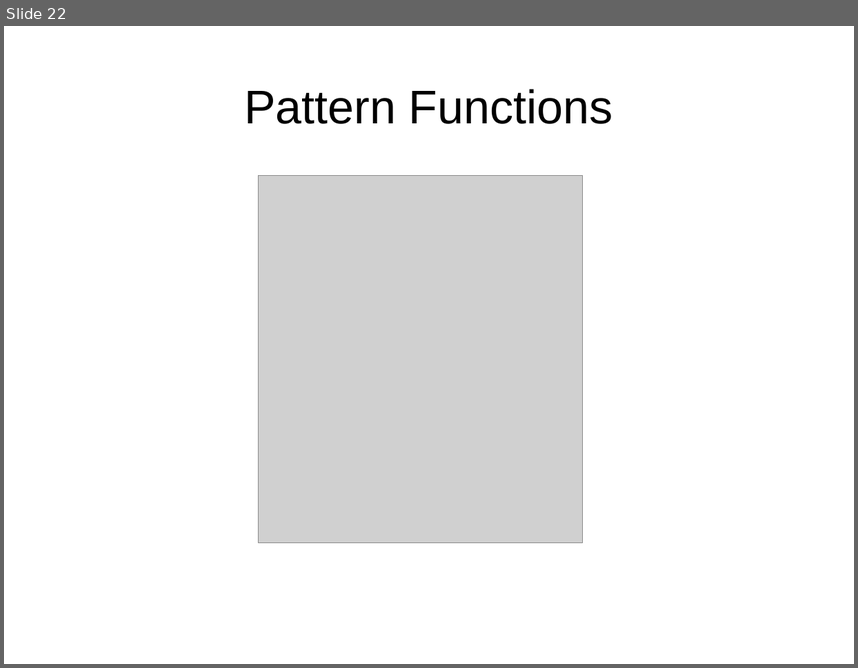
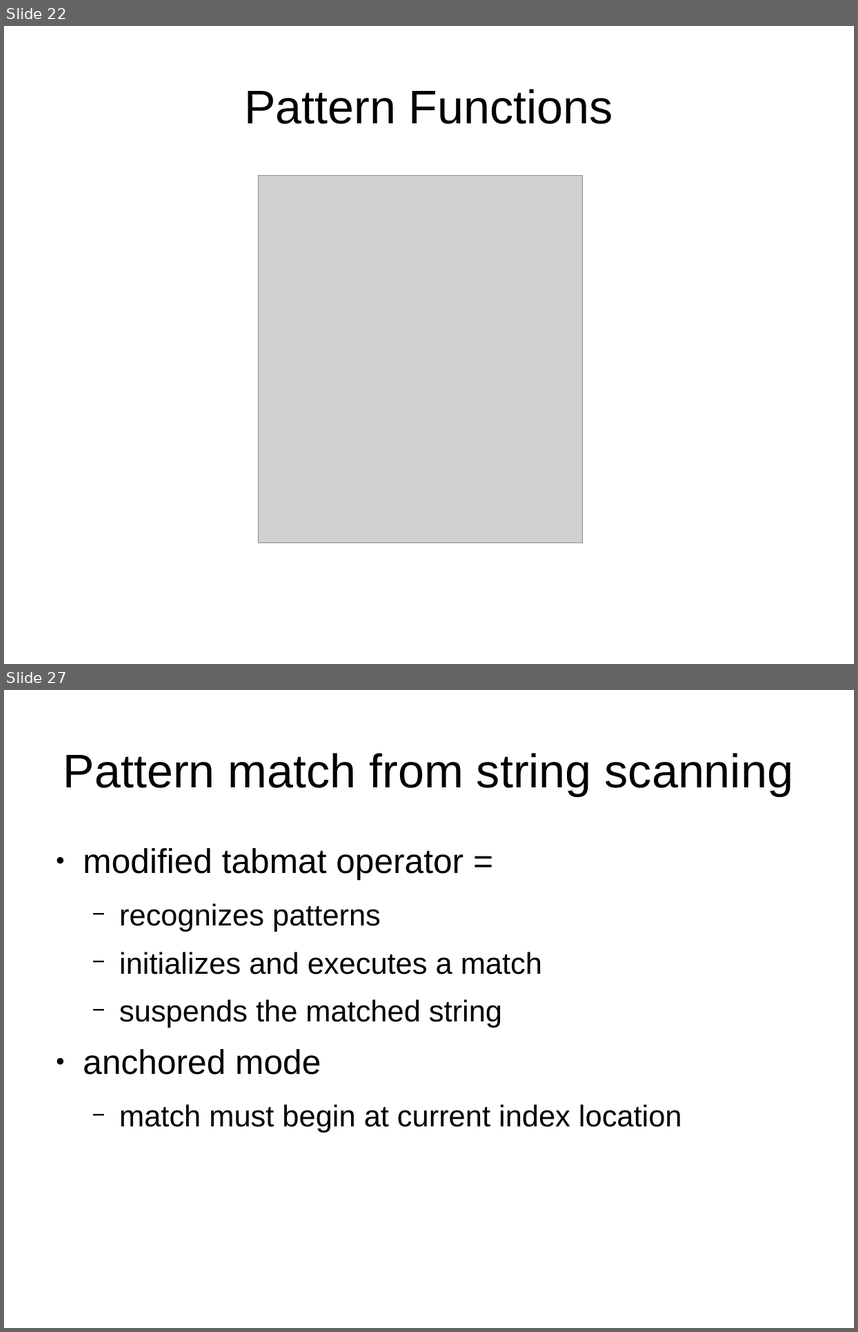
Before and after one commit to johngoettsche/Thesis, a slide deck: ThesisDefense.odp. Shown one above the other, each under a label of ours: slide 22 before the commit, slides 22 and 27 after it; the slides between them are not shown. The pictures are 858x668 and 858x1332 pixels, drawn with LibreOffice and Linux fonts; fonts in the diff are those of the drawing; grey boxes stand for pictures. Boxes give left, top, right and bottom in pixels: in the first picture for what was removed or moved away, otherwise in the second. Text is boxed around its words. In the diff, an @@ line names an element or a change of style, - is before the commit and + after.

```diff
--- a/ThesisDefense.odp
+++ b/ThesisDefense.odp
@@ slide 27 added at [4, 690, 854, 1328], background #FFFFFF @@
@@ title added at [63, 753, 793, 796], 44 pt, text #000000 @@
+Pattern match from string scanning
@@ text added at [83, 848, 682, 1132], 28 pt, text #000000 @@
+● modified tabmat operator =
+  − recognizes patterns
+  − initializes and executes a match
+  − suspends the matched string
+● anchored mode
+  − match must begin at current index location
```
Also in this commit, not shown: 5 slides changed, 13 other slides added, 2 slides removed, 1 other file.
